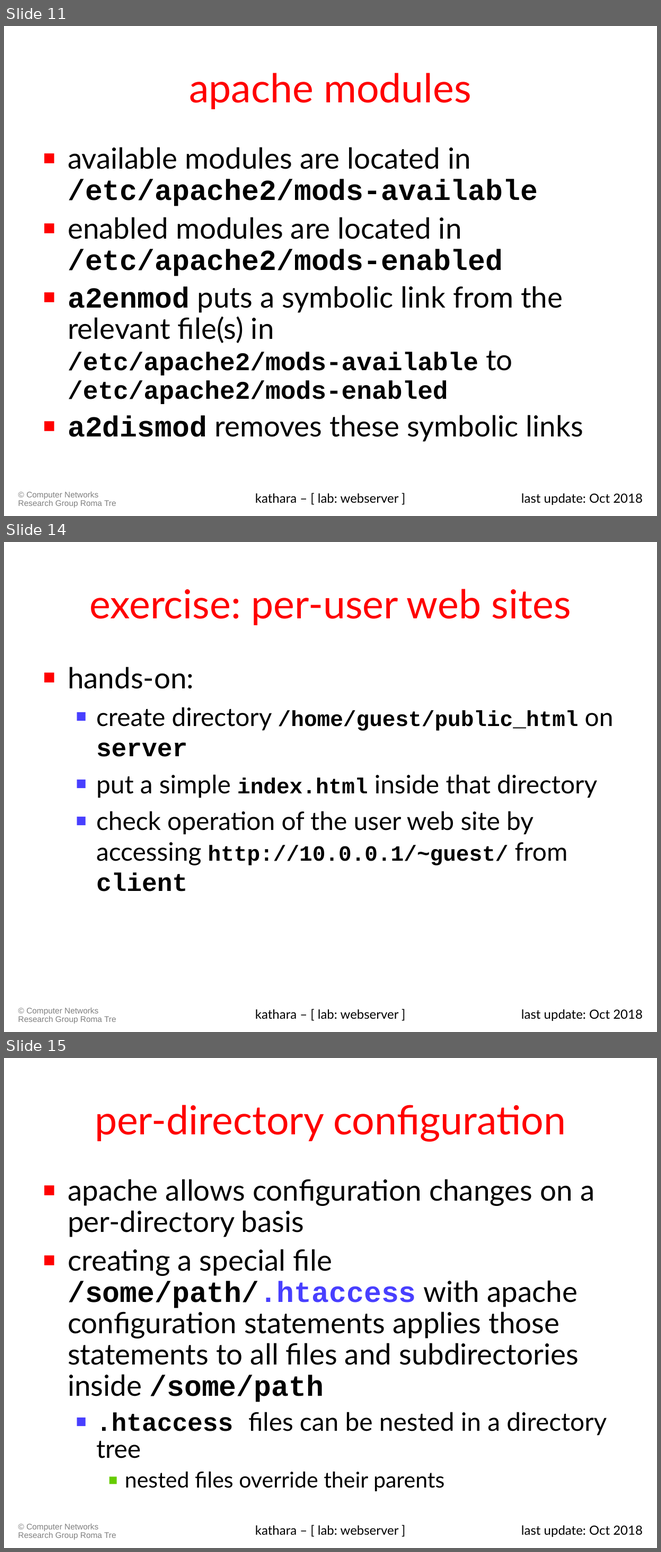
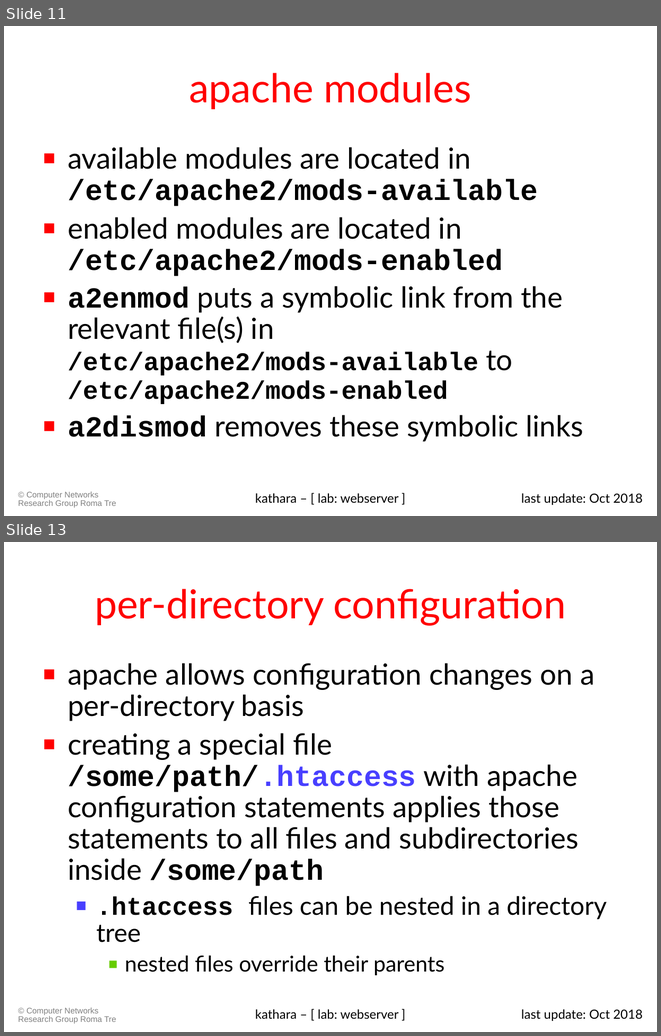
Before and after one commit to KatharaFramework/Kathara-Labs, a slide deck: Application Level/WebServer/008-kathara-lab_webserver.ppt. Shown one above the other, each under a label of ours: slides 11, 14 and 15 before the commit, slides 11 and 13 after it; the slides between them are not shown. The pictures are 661x1552 and 661x1036 pixels, drawn with LibreOffice and Linux fonts; fonts in the diff are those of the drawing. Boxes give left, top, right and bottom in pixels: in the first picture for what was removed or moved away, otherwise in the second. Text is boxed around its words. In the diff, an @@ line names an element or a change of style, - is before the commit and + after.

Commit message:
removed the part on userdir that does not work with kathara

```diff
--- a/Application Level/WebServer/008-kathara-lab_webserver.ppt
+++ b/Application Level/WebServer/008-kathara-lab_webserver.ppt
@@ slide 14 removed at (4,542,657,1032), background #FFFFFF; not listed: 1 template element that a slide beside it also shows @@
@@ title removed at (89,589,571,625) @@
-exercise: per-user web sites
@@ text removed at (68,667,614,891) @@
-■ hands-on:
-  ■ create directory /home/guest/public_html on server
-  ■ put a simple index.html inside that directory
-  ■ check operation of the user web site by accessing http://10.0.0.1/~guest/ from client
@@ text removed at (255,1009,399,1018) @@
-kathara – [ lab: webserver ]
@@ text removed at (521,1009,643,1021) @@
-last update: Oct 2018
@@ what was slide 15 is now slide 13 @@
```
Also in this commit, not shown: 4 slides changed, 1 other slide removed, 1 other file.
